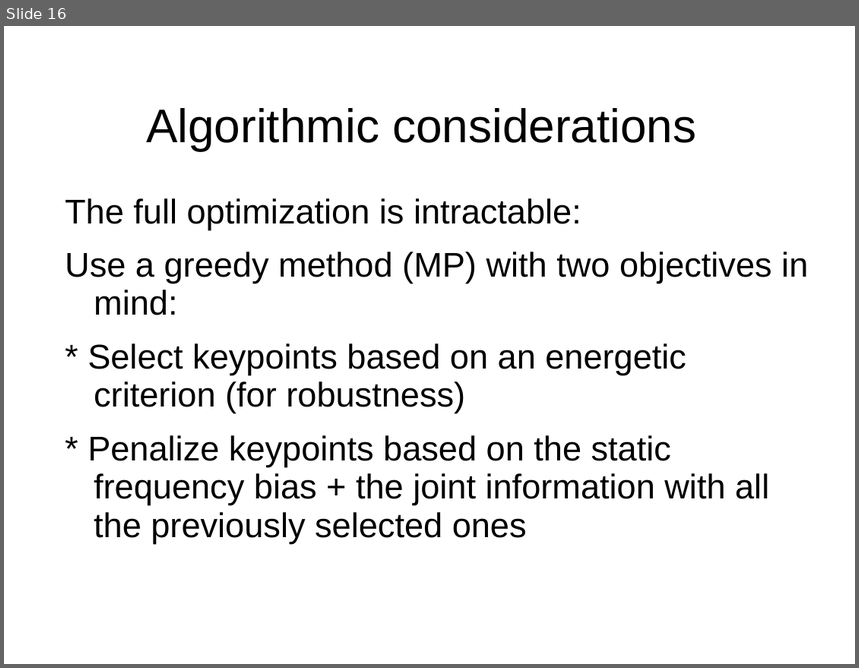
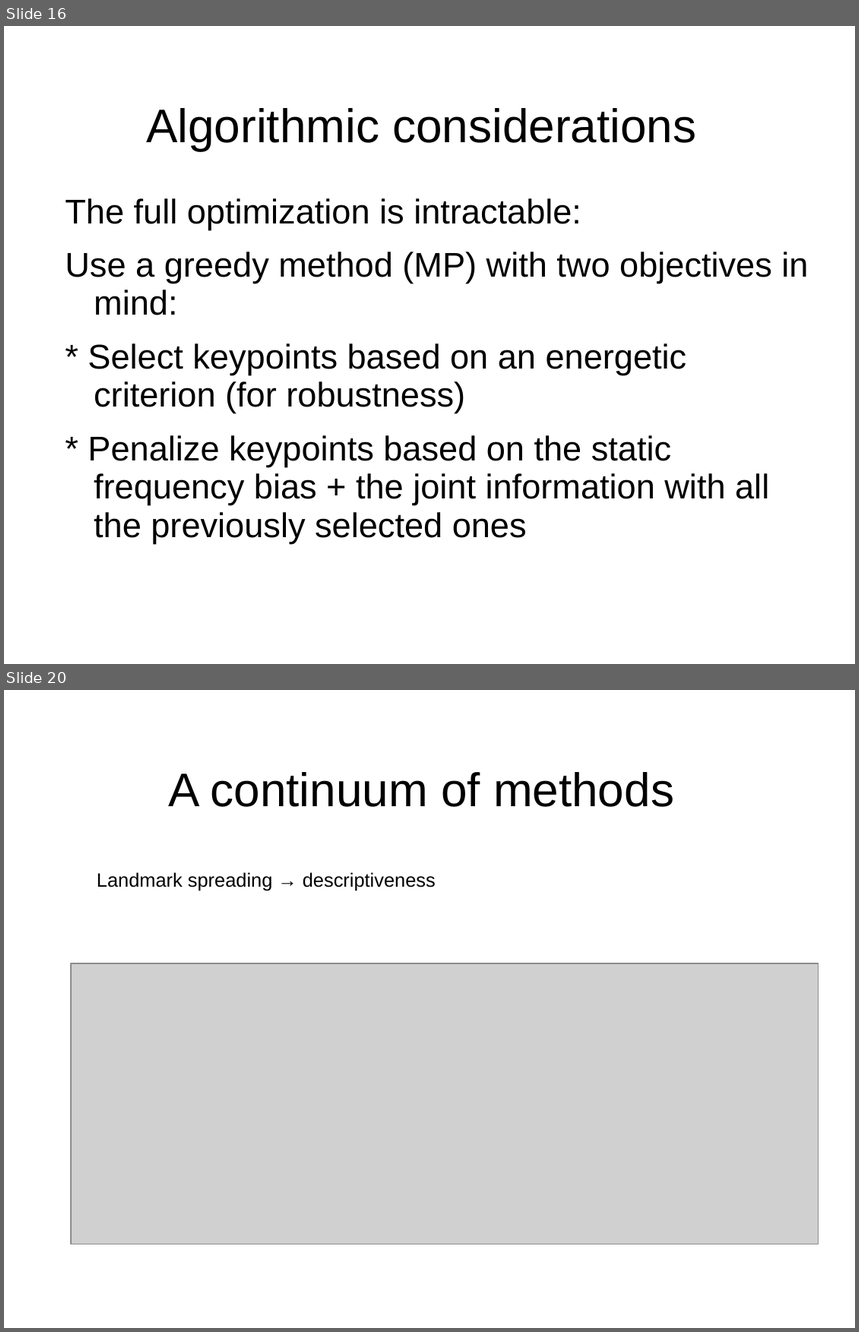
Before and after one commit to mmoussallam/audio-sketch, a slide deck: src/icassp14_fgpt/icassp14/slides.ppt. Shown one above the other, each under a label of ours: slide 16 before the commit, slides 16 and 20 after it; the slides between them are not shown. The pictures are 859x668 and 859x1332 pixels, drawn with LibreOffice and Linux fonts; fonts in the diff are those of the drawing; grey boxes stand for pictures; background and template pictures are left out. Boxes give left, top, right and bottom in pixels: in the first picture for what was removed or moved away, otherwise in the second. Text is boxed around its words. In the diff, an @@ line names an element or a change of style, - is before the commit and + after.

```diff
--- a/src/icassp14_fgpt/icassp14/slides.ppt
+++ b/src/icassp14_fgpt/icassp14/slides.ppt
@@ slide 20 added at [4, 690, 855, 1328], background picture (left out) @@
@@ title added at [168, 772, 674, 807], 44 pt, text #000000 @@
+A continuum of methods
@@ text added at [97, 872, 436, 891], 18 pt, text #000000 @@
+Landmark spreading → descriptiveness
@@ picture added at [71, 964, 819, 1245] @@
```
Also in this commit, not shown: 5 slides changed, 4 other slides added.
